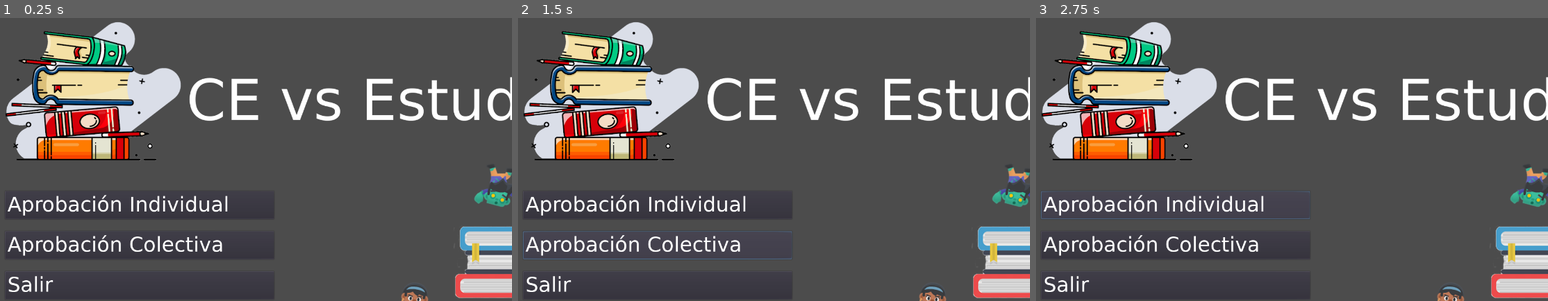
Above: before the commit, frames 1-3 (left to right).
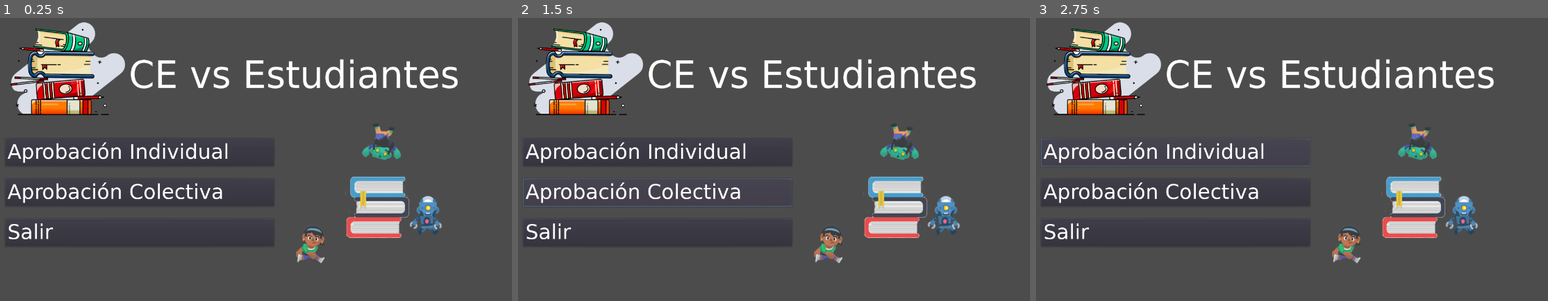
Above: after the commit, the same moments.

Repository: paola0298/CEvsEstudiantes
Game: Godot game, scene res://scenes/Root.tscn
Two runs of this game, one before a commit and one after it. Both use one fixed random seed, a clock stepped at 60 frames per second and the inputs below.
Inputs (mouse positions are in pixels of both pictures, inside the frame that each line leads up to; where the layout moved, square brackets give the same spot in the first picture):
- Up to frame 1 (0.25 s): no input
- Up to frame 2 (1.5 s): click (656, 151) [656, 204] at 0.5 s; click (656, 193) [656, 244] at 1.25 s
- Up to frame 3 (2.75 s): click (1174, 151) [1174, 204] at 2 s

The runs differ from the first frame. In frame 1, 25% of the frame differs, in the area x 1-100%, y 1-100%; in frame 2, 25%, in the area x 0-100%, y 1-100%; in frame 3, 25%.

Commit message:
Fixed resolution size

Diff:
--- a/godot-project/scenes/Root.tscn
+++ b/godot-project/scenes/Root.tscn
@@ -21,9 +21,10 @@
 script = SubResource( 2 )
 
 [node name="MarginContainer" type="MarginContainer" parent="."]
-margin_top = -1.0
-margin_right = 1861.0
-margin_bottom = 877.0
+anchor_right = 1.0
+anchor_bottom = 1.0
+margin_right = 1366.0
+margin_bottom = 768.0
 custom_constants/margin_right = 120
 custom_constants/margin_top = 80
 custom_constants/margin_left = 120
@@ -32,62 +33,68 @@
 [node name="VBoxContainer" type="VBoxContainer" parent="MarginContainer"]
 margin_left = 120.0
 margin_top = 80.0
-margin_right = 1805.0
-margin_bottom = 836.0
+margin_right = 1246.0
+margin_bottom = 688.0
 
 [node name="CenterContainer" type="CenterContainer" parent="MarginContainer/VBoxContainer"]
-margin_right = 1685.0
-margin_bottom = 343.0
+margin_right = 1126.0
+margin_bottom = 230.0
 
 [node name="Logo" type="TextureRect" parent="MarginContainer/VBoxContainer/CenterContainer"]
-margin_right = 1685.0
-margin_bottom = 343.0
+margin_left = 13.0
+margin_right = 1113.0
+margin_bottom = 230.0
+rect_min_size = Vector2( 1100, 230 )
 texture = ExtResource( 1 )
+expand = true
 
 [node name="HBoxContainer" type="HBoxContainer" parent="MarginContainer/VBoxContainer"]
-margin_top = 347.0
-margin_right = 1685.0
-margin_bottom = 756.0
+margin_top = 234.0
+margin_right = 1126.0
+margin_bottom = 608.0
 size_flags_vertical = 3
 
 [node name="VBoxContainer" type="VBoxContainer" parent="MarginContainer/VBoxContainer/HBoxContainer"]
 margin_right = 661.0
-margin_bottom = 409.0
+margin_bottom = 374.0
 
 [node name="MenuOptions" type="VBoxContainer" parent="MarginContainer/VBoxContainer/HBoxContainer/VBoxContainer"]
 margin_right = 661.0
-margin_bottom = 409.0
+margin_bottom = 374.0
 size_flags_vertical = 3
 custom_constants/separation = 30
 alignment = 1
 
 [node name="Individual" type="Button" parent="MarginContainer/VBoxContainer/HBoxContainer/VBoxContainer/MenuOptions"]
-margin_top = 71.0
+margin_top = 53.0
 margin_right = 661.0
-margin_bottom = 140.0
+margin_bottom = 122.0
 icon = ExtResource( 2 )
 
 [node name="Colectiva" type="Button" parent="MarginContainer/VBoxContainer/HBoxContainer/VBoxContainer/MenuOptions"]
-margin_top = 170.0
+margin_top = 152.0
 margin_right = 661.0
-margin_bottom = 239.0
+margin_bottom = 221.0
 icon = ExtResource( 3 )
 
 [node name="Salir" type="Button" parent="MarginContainer/VBoxContainer/HBoxContainer/VBoxContainer/MenuOptions"]
-margin_top = 269.0
+margin_top = 251.0
 margin_right = 661.0
-margin_bottom = 338.0
+margin_bottom = 320.0
 icon = ExtResource( 4 )
 
 [node name="CenterContainer" type="CenterContainer" parent="MarginContainer/VBoxContainer/HBoxContainer"]
 margin_left = 665.0
-margin_right = 1685.0
-margin_bottom = 409.0
+margin_right = 1126.0
+margin_bottom = 374.0
 size_flags_horizontal = 3
 size_flags_vertical = 3
 
 [node name="Characters" type="TextureRect" parent="MarginContainer/VBoxContainer/HBoxContainer/CenterContainer"]
-margin_left = 290.0
-margin_right = 729.0
-margin_bottom = 409.0
+margin_left = 50.0
+margin_top = 12.0
+margin_right = 410.0
+margin_bottom = 362.0
+rect_min_size = Vector2( 360, 350 )
 texture = ExtResource( 5 )
+expand = true
